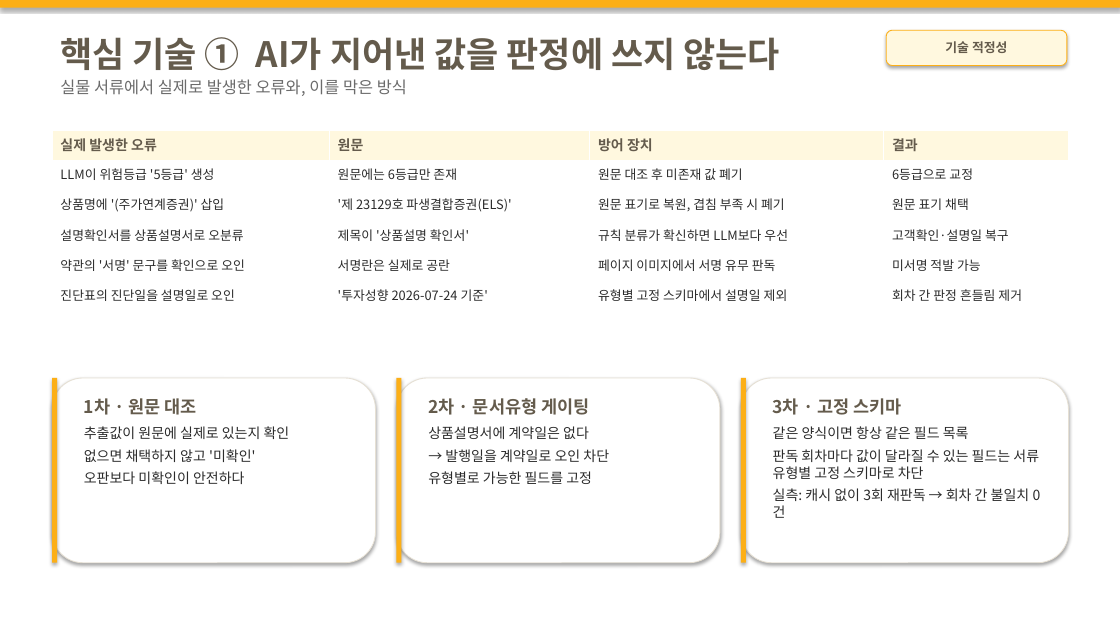
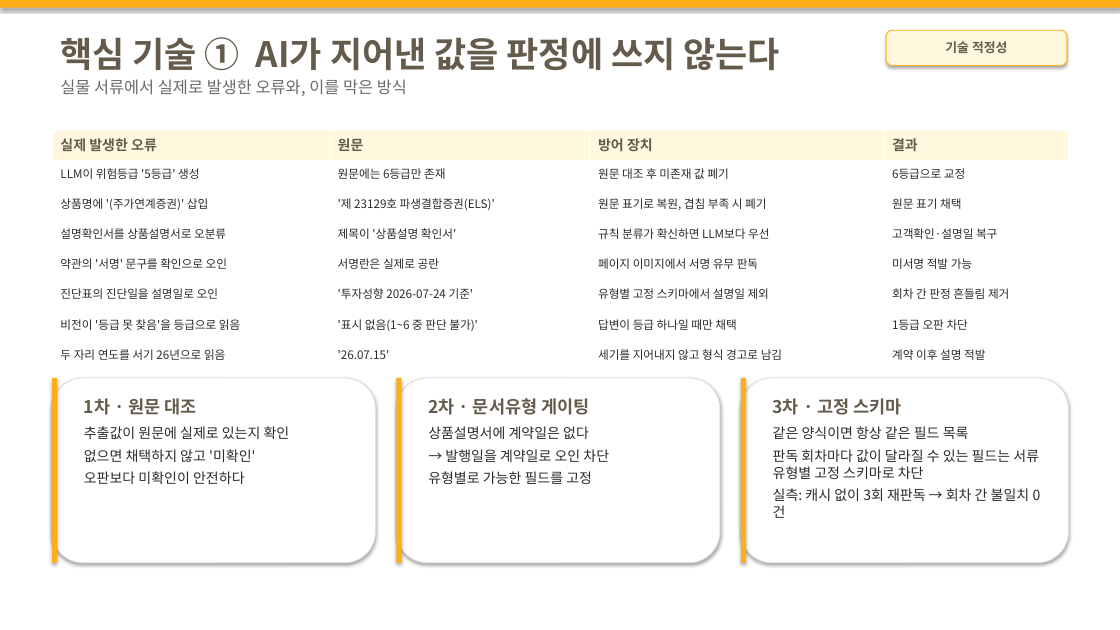
Before and after one commit to M0282/26KBAI_LW, a slide deck: slide 10 of docs/기술설명서_초안.pptx. Drawn at 1120x630 pixels with LibreOffice and Linux fonts; fonts in the diff are those of the drawing. Boxes give left, top, right and bottom in pixels: in the first picture for what was removed or moved away, otherwise in the second. Text is boxed around its words. In the diff, an @@ line names an element or a change of style, - is before the commit and + after.

```diff
--- a/docs/기술설명서_초안.pptx
+++ b/docs/기술설명서_초안.pptx
@@ table at [52, 130, 1069, 372] @@
+row 7: 비전이 '등급 못 찾음'을 등급으로 읽음 | '표시 없음(1~6 중 판단 불가)' | 답변이 등급 하나일 때만 채택 | 1등급 오판 차단
+row 8: 두 자리 연도를 서기 26년으로 읽음 | '26.07.15' | 세기를 지어내지 않고 형식 경고로 남김 | 계약 이후 설명 적발
```
Also in this commit, not shown: 7 other slides changed, 8 other files.
